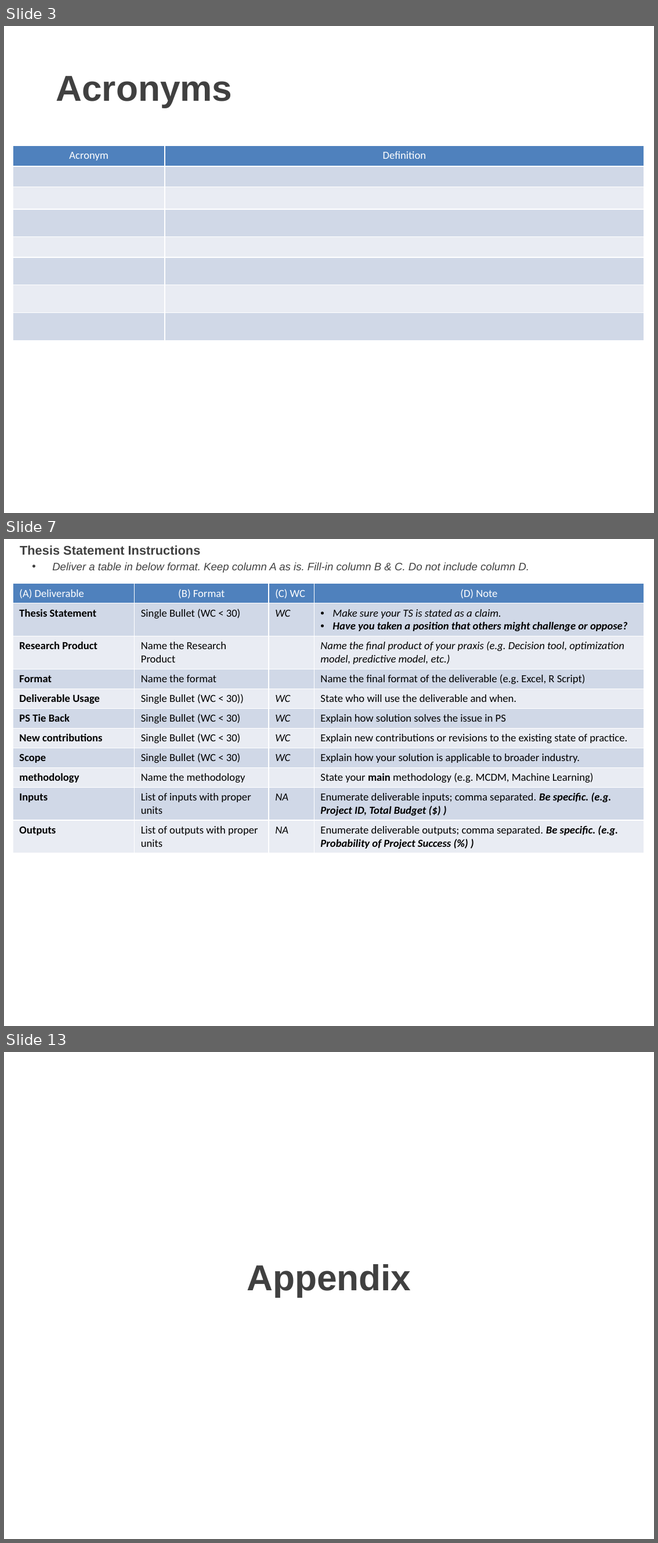
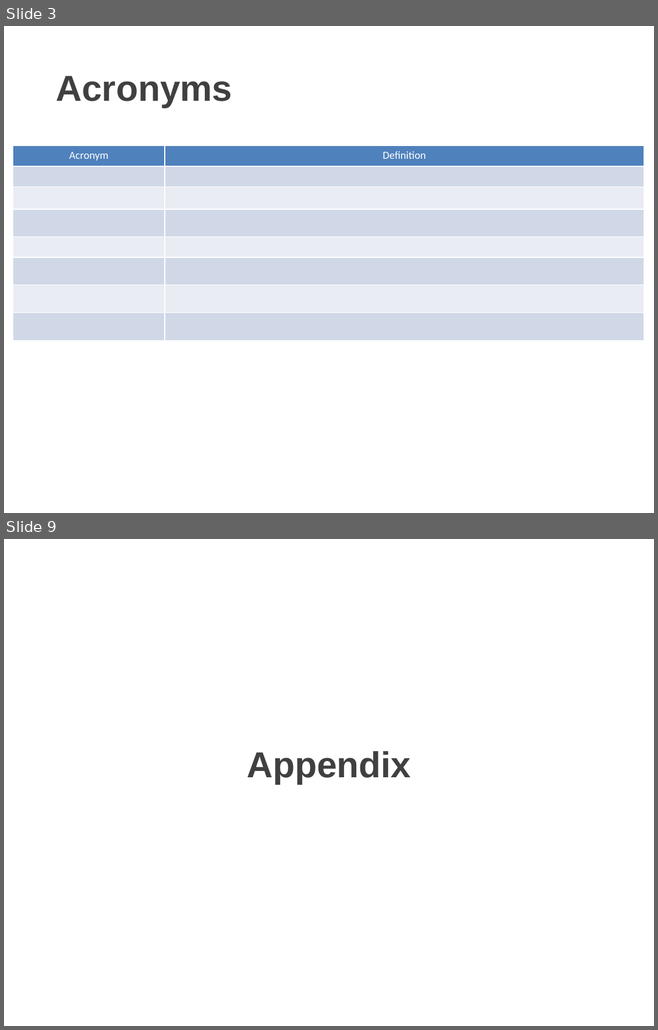
Before and after one commit to OwlSaver/GWU, a slide deck: SEAS 8599/Lecture 02/Wacey_Michael_HW#2_SEAS_8599_DA2.pptx. Shown one above the other, each under a label of ours: slides 3, 7 and 13 before the commit, slides 3 and 9 after it; the slides between them are not shown. The pictures are 658x1543 and 658x1030 pixels, drawn with LibreOffice and Linux fonts; fonts in the diff are those of the drawing; background and template pictures are left out. Boxes give left, top, right and bottom in pixels: in the first picture for what was removed or moved away, otherwise in the second. Text is boxed around its words. In the diff, an @@ line names an element or a change of style, - is before the commit and + after.

```diff
--- a/SEAS 8599/Lecture 02/Wacey_Michael_HW#2_SEAS_8599_DA2.pptx
+++ b/SEAS 8599/Lecture 02/Wacey_Michael_HW#2_SEAS_8599_DA2.pptx
@@ slide 7 removed at <box>4,539,654,1026</box>, background picture (left out) @@
@@ text removed at <box>20,545,201,555</box> @@
-Thesis Statement Instructions
@@ text removed at <box>52,562,529,573</box> @@
-• Deliver a table in below format. Keep column A as is. Fill-in column B & C. Do not include column D.
@@ table removed at <box>13,584,644,851</box>, 11 rows, 4 columns @@
-(A) Deliverable | (B) Format | (C) WC | (D) Note
-Thesis Statement | Single Bullet (WC < 30) | WC | Make sure your TS is stated as a claim. / Have you taken a position that others might challenge or oppose?
-Research Product | Name the Research Product |  | Name the final product of your praxis (e.g. Decision tool, optimization model, predictive model, etc.)
-Format | Name the format |  | Name the final format of the deliverable (e.g. Excel, R Script)
-Deliverable Usage | Single Bullet (WC < 30)) | WC | State who will use the deliverable and when.
-PS Tie Back | Single Bullet (WC < 30) | WC | Explain how solution solves the issue in PS
-New contributions | Single Bullet (WC < 30) | WC | Explain new contributions or revisions to the existing state of practice.
-Scope | Single Bullet (WC < 30) | WC | Explain how your solution is applicable to broader industry.
-methodology | Name the methodology |  | State your main methodology (e.g. MCDM, Machine Learning)
-Inputs | List of inputs with proper units | NA | Enumerate deliverable inputs; comma separated. Be specific. (e.g. Project ID, Total Budget ($) )
-Outputs | List of outputs with proper units | NA | Enumerate deliverable outputs; comma separated. Be specific. (e.g. Probability of Project Success (%) )
@@ what was slide 13 is now slide 9 @@
```
Also in this commit, not shown: 2 slides changed, 5 slides added, 8 other slides removed, 44 other files.
